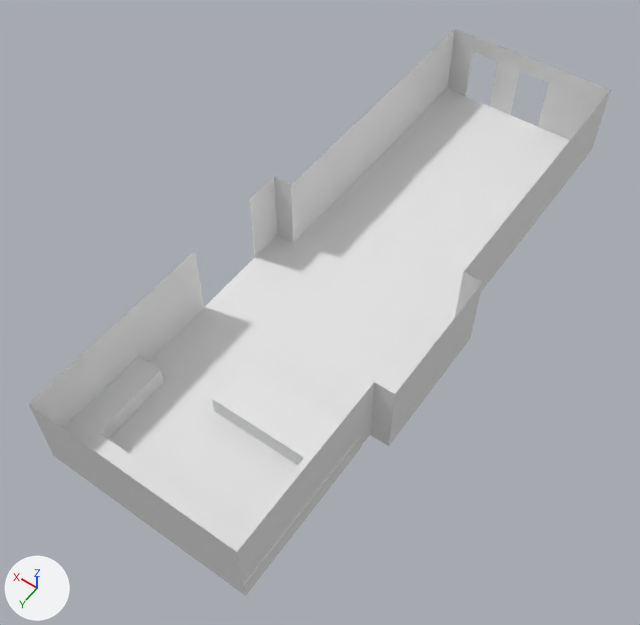
One commit to the Blender file Apartment.blend: the scene before it, then after it.
Rendered twice from a 50 mm camera at (-22.4, 25.7, 32.7) aimed at (-7.8, 5.2, 0.4). Every picture has the same lights, and +X, +Y and +Z are marked at lower left.

The first picture shows 'Floor.002', 'KitchenCounter', 'Walls'.
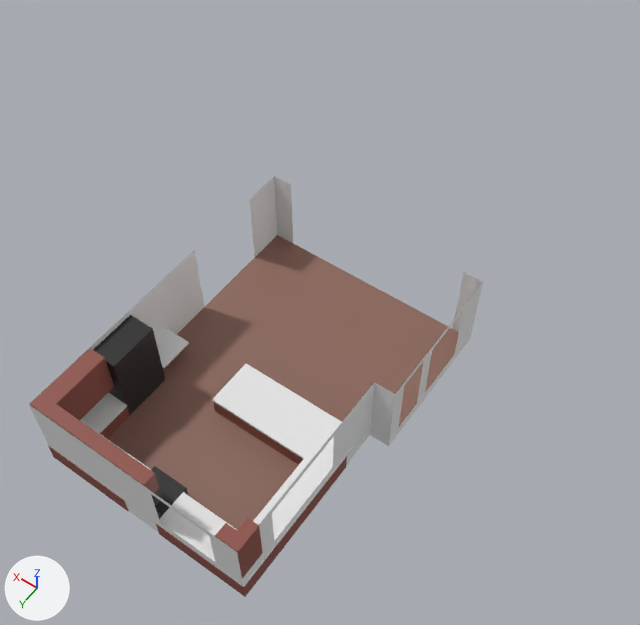
Commit message: Working on the kitchen

Pixel boxes (x1, y1, x2, y2) of what changed, in the pictures (640 x 625 px; the box of a moved part takes in the faces that stretch with it):
'Floor.002', reshaped (24% narrower, 34% shorter)
    before: (109, 88, 570, 533)
    after: (108, 235, 459, 530)
'Walls', reshaped (22% narrower, 28% shorter)
    before: (29, 28, 611, 595)
    after: (29, 176, 483, 586)
'KitchenCounter', reshaped (7% shorter)
    before: (63, 356, 363, 596)
    after: (80, 364, 363, 586)
'KitchenCounter.003', added (brown)
    after: (30, 348, 263, 578)
'KitchenCounter.007', added (black)
    after: (93, 315, 165, 415)
'KitchenCounter.002', added (brown)
    after: (48, 402, 347, 597)
'KitchenCounter.001', added (black)
    after: (139, 466, 189, 527)
'KitchenCounter.006', added
    after: (156, 329, 189, 370)
'KitchenCounter.005', added
    after: (152, 488, 163, 506)
part 1 of me_plane_001, deleted
    before: (293, 88, 570, 326)
part 2 of me_plane_001, recoloured (white to brown)
    both: (109, 235, 448, 529)
part 4 of me_plane_011, moved or reshaped
    before: (291, 28, 611, 429)
    after: (29, 272, 483, 586)

What changed in the scene script:
```text
Add mat_floor:
    mat_floor = principled_material('Floor')
    mat_floor.base_color = (0.26, 0.133, 0.101)  # brown #8b6659
Change me_plane_001:
    used by ob_floor_002; location = (-8.51, 2.31, 0.0); scale = (4.57, 15.2, 1.0)
    remove me_plane_001.from_pydata(...)  # 51 vertices, 37 faces; spans x -1.21..1.22, y -1.0..1.0, z 0.0
    add me_plane_001.from_pydata(...)  # 39 vertices, 27 faces; spans x -1.21..1.22, y -0.01..1.0, z 0.0
    me_plane_001 part 1
    12 vertices are removed from x -1.0..1.0, y -1.0..-0.12, z 0.0
    10 faces are deleted
    me_plane_001 part 2: 27 faces spanning x -1.21..1.22, y -0.01..1.0, z 0.0 switch from no material to mat_floor (brown #8b6659)
Change me_plane_011:
    used by ob_walls; location = (-8.51, 2.31, 0.0); scale = (4.57, 15.2, 1.0)
    remove me_plane_011.from_pydata(...)  # 58 vertices, 28 faces; spans x -1.21..1.22, y -1.0..1.0, z 0.0..4.0
    add me_plane_011.from_pydata(...)  # 79 vertices, 44 faces; spans x -1.21..1.22, y -0.01..1.0, z 0.0..4.0
    me_plane_011 part 4: 6 vertices moved from x -1.21..-1.0, y -0.12..0.36, z 0.0..4.0 to x -1.21..-1.0, y -0.01..0.4, z 0.0..4.0; 23 vertices removed from x -1.0..1.0, y -1.0..-0.12, z 0.0..4.0; 44 vertices added at x -1.21..1.22, y -0.01..1.0, z 0.0..4.0
    add me_plane_011.materials.append(mat_wall)  # white #e7e7e7
Change me_plane_012:
    used by ob_kitchencounter; location = (-8.14, 10.81, 0.0); scale = (1.14, 1.14, 1.14)
    remove me_plane_012.from_pydata(...)  # 36 vertices, 34 faces; spans x -4.36..4.56, y -1.0..5.84, z -0.05..0.88
    add me_plane_012.from_pydata(...)  # 44 vertices, 40 faces; spans x -4.36..4.56, y -1.0..5.84, z 0.72..0.83
    me_plane_012 part 3: the whole mesh is rebuilt
    add me_plane_012.materials.append(mat_countertop)  # white #e7e7e7
Add ob_kitchencounter_007:
    ob_kitchencounter_007 = bpy.data.objects.new('KitchenCounter.007', me_plane_035)  # a box spanning x 3.46..4.57, y 0.99..3.0, z -0.01..3.34; in mat_blackmetal (black #161616)
    ob_kitchencounter_007.location = (-8.14, 10.81, -0.08)
    ob_kitchencounter_007.scale = (1.14, 1.14, 1.14)
Add ob_kitchencounter_006:
    ob_kitchencounter_006 = bpy.data.objects.new('KitchenCounter.006', me_plane_034)  # 38 vertices, 29 faces; spans x -0.575..0.575, y -0.731..0.0, z -0.832..0.034; in mat_countertop (white #e7e7e7), mat_wood (brown #8c4c42); modifiers MIRROR
    ob_kitchencounter_006.location = (-3.6, 11.08, 0.91)
    ob_kitchencounter_006.scale = (1.14, 1.14, 1.14)
Add ob_kitchencounter_005:
    ob_kitchencounter_005 = bpy.data.objects.new('KitchenCounter.005', me_plane_032)  # a box spanning x -0.596..0.869, y 5.326..5.83, z 1.756..2.494; in mat_blackmetal (black #161616)
    ob_kitchencounter_005.location = (-8.14, 10.81, 0.0)
    ob_kitchencounter_005.scale = (1.14, 1.14, 1.14)
Add ob_kitchencounter_003:
    ob_kitchencounter_003 = bpy.data.objects.new('KitchenCounter.003', me_plane_030)  # 44 vertices, 40 faces; spans x -4.36..4.52, y 3.02..5.84, z 1.46..3.53; in mat_wood (brown #8c4c42)
    ob_kitchencounter_003.location = (-8.14, 10.81, 0.0)
    ob_kitchencounter_003.scale = (1.14, 1.14, 1.14)
Add ob_kitchencounter_002:
    ob_kitchencounter_002 = bpy.data.objects.new('KitchenCounter.002', me_plane_029)  # 44 vertices, 38 faces; spans x -4.36..4.56, y 0.0..5.87, z -0.01..0.82; in mat_wood (brown #8c4c42)
    ob_kitchencounter_002.location = (-8.14, 10.81, -0.08)
    ob_kitchencounter_002.scale = (1.14, 1.14, 1.14)
Add ob_kitchencounter_001:
    ob_kitchencounter_001 = bpy.data.objects.new('KitchenCounter.001', me_plane_028)  # 16 vertices, 14 faces; spans x -0.6..0.87, y 4.28..5.84, z -0.05..1.21; in mat_blackmetal (black #161616)
    ob_kitchencounter_001.location = (-8.14, 10.81, 0.0)
    ob_kitchencounter_001.scale = (1.14, 1.14, 1.14)
```
